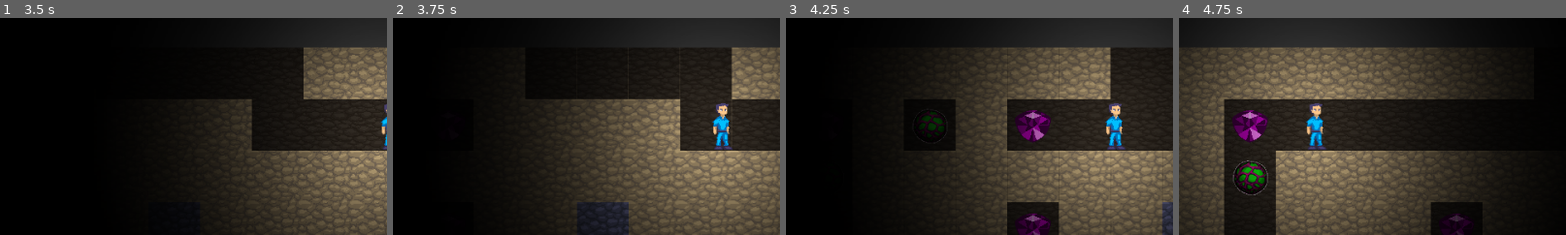
Above: before the commit, frames 1-4 (left to right).
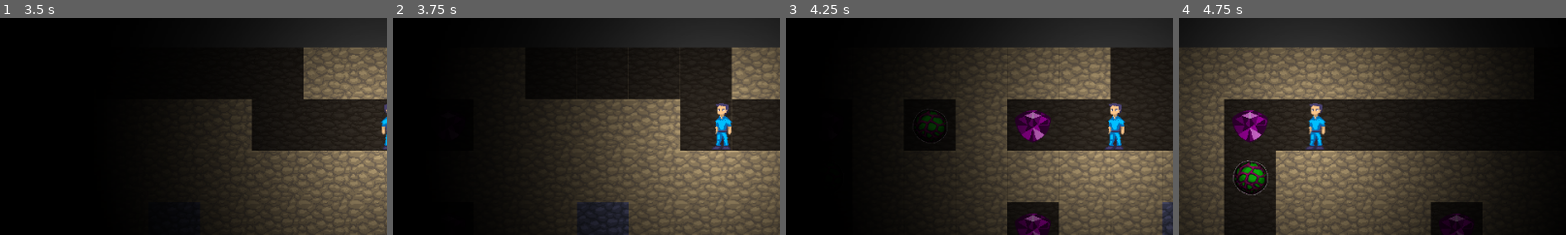
Above: after the commit, the same moments.

Repository: jusw85/ld48-godot
Game: Godot game, scene res://main.tscn
Same seed, same stepped clock (60 frames per second), same inputs: the game is played once before the commit and once after it.
Inputs:
- Up to frame 1 (3.5 s): tap Enter at 0.5 s; hold Right (ui_right) 0.53-1.28 s; hold Down (ui_down) 1.28-2.03 s; tap R (restart) at 2 s; hold Right (ui_right) 2.03-2.78 s; hold Up (ui_up) from 2.78 s (still down)
- Up to frame 2 (3.75 s): tap R (restart) at 3.5 s; release Up (ui_up) at 3.53 s; hold Left (ui_left) from 3.53 s (still down)
- Up to frame 3 (4.25 s): keep holding Left (ui_left)
- Up to frame 4 (4.75 s): keep holding Left (ui_left)
The pictures show only the part of the screen within x 8-57%, y 26-76%; the shares and areas given below are measured in that part.

Frame 1 is identical in both runs. In frame 2, 0.4% of the frame differs, in the area x 82-88%, y 39-61%; in frame 3, 0.4%; in frame 4, 0.5%, in the area x 32-39%, y 39-61%.

Commit message:
Add sprite flipping for idle

Diff:
--- a/player/player.gd
+++ b/player/player.gd
@@ -32,6 +32,7 @@
 onready var ground_cast: RayCast2D = $GroundCast
 onready var r_cast: RayCast2D = $RightCast
 onready var l_cast: RayCast2D = $LeftCast
+onready var sprite: AnimatedSprite = $AnimatedSprite
 
 
 func _ready() -> void:
@@ -74,12 +75,15 @@
 	if state == STATES.DEAD:
 		return
 	var is_grounded = ground_cast.is_colliding()
+	var dir = dir_input.get_input()
+
 	var velocity = Vector2()
-	var dir = dir_input.get_input()
 	velocity.x = dir.x * walk_speed
 	velocity.y += gravity
 	velocity.y = clamp(velocity.y, 0, INF)
 	move_and_slide(velocity)
+
+	_flip_sprite(dir.x)
 
 	if is_grounded and r_cast.is_colliding() and dir.x > 0:
 		var pos := r_cast.get_collision_point()
@@ -118,3 +122,10 @@
 				change_fuel(-rock_fuel_needed)
 			_:
 				change_fuel(-soil_fuel_needed)
+
+
+func _flip_sprite(x_input: int) -> void:
+	if x_input > 0:
+		sprite.flip_h = false
+	elif x_input < 0:
+		sprite.flip_h = true
--- a/player/player.tscn
+++ b/player/player.tscn
@@ -82,17 +82,17 @@
 [sub_resource type="SpriteFrames" id=16]
 animations = [ {
 "frames": [ SubResource( 17 ) ],
-"loop": true,
+"loop": false,
 "name": "idle",
 "speed": 5.0
 }, {
 "frames": [ SubResource( 18 ), SubResource( 19 ), SubResource( 20 ) ],
-"loop": true,
+"loop": false,
 "name": "punchright",
 "speed": 10.0
 }, {
 "frames": [ SubResource( 21 ), SubResource( 22 ), SubResource( 23 ), SubResource( 24 ), SubResource( 25 ), SubResource( 26 ) ],
-"loop": true,
+"loop": false,
 "name": "punchdown",
 "speed": 10.0
 }, {
